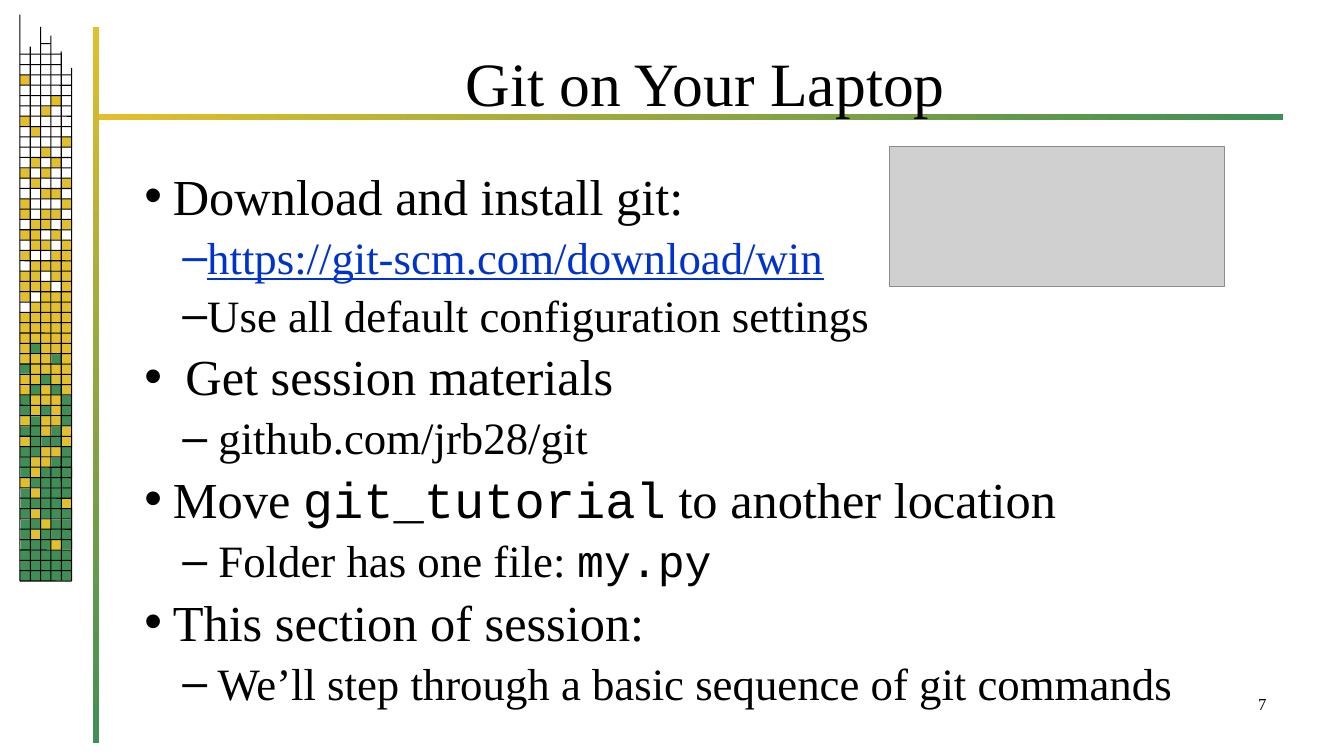
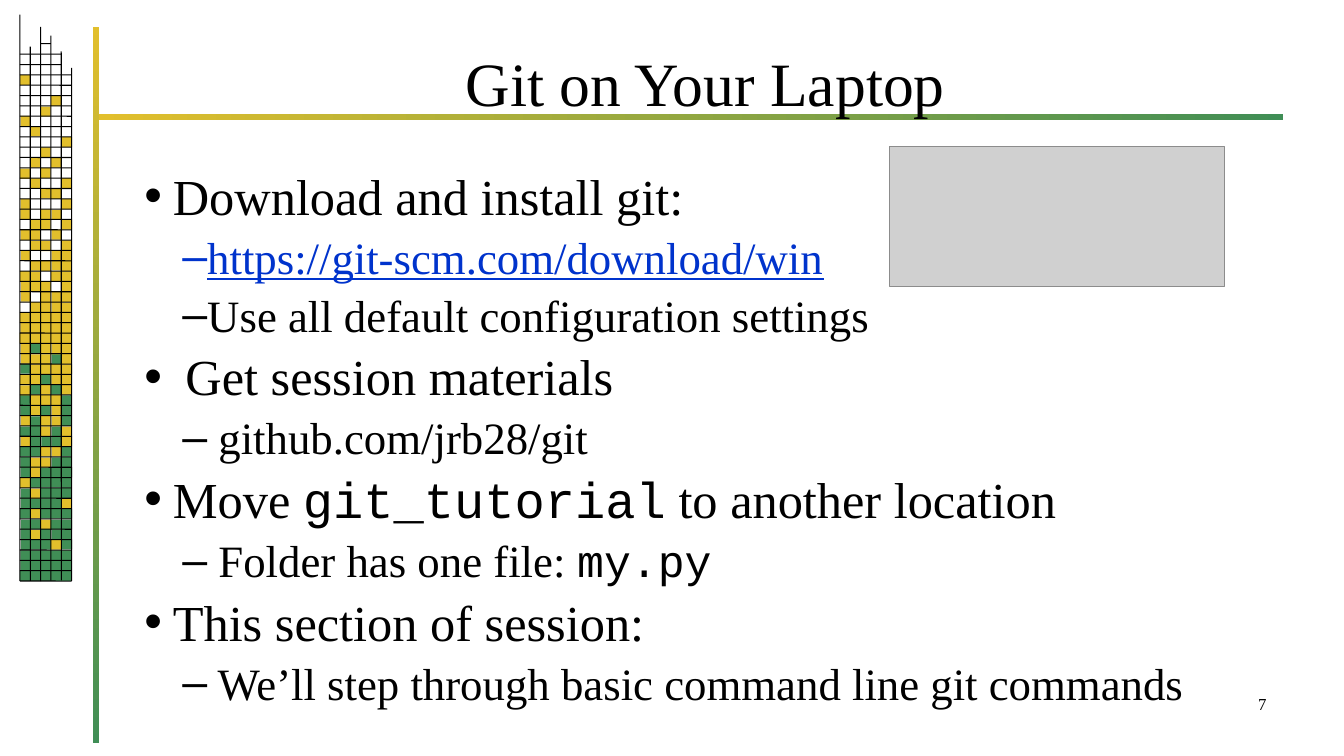
Before and after one commit to jrb28/git, a slide deck: slide 7 of 26bGit.pptx. Drawn at 1344x756 pixels with LibreOffice and Linux fonts; fonts in the diff are those of the drawing; grey boxes stand for pictures; background and template pictures are left out. Boxes give left, top, right and bottom in pixels: in the first picture for what was removed or moved away, otherwise in the second. Text is boxed around its words. In the diff, an @@ line names an element or a change of style, - is before the commit and + after.

```diff
--- a/26bGit.pptx
+++ b/26bGit.pptx
@@ text at [218, 669, 1183, 709]: text changed @@
-  – We’ll step through a basic sequence of git commands
+  – We’ll step through basic command line git commands
```
Also in this commit, not shown: 22 other slides changed, 1 other file.
